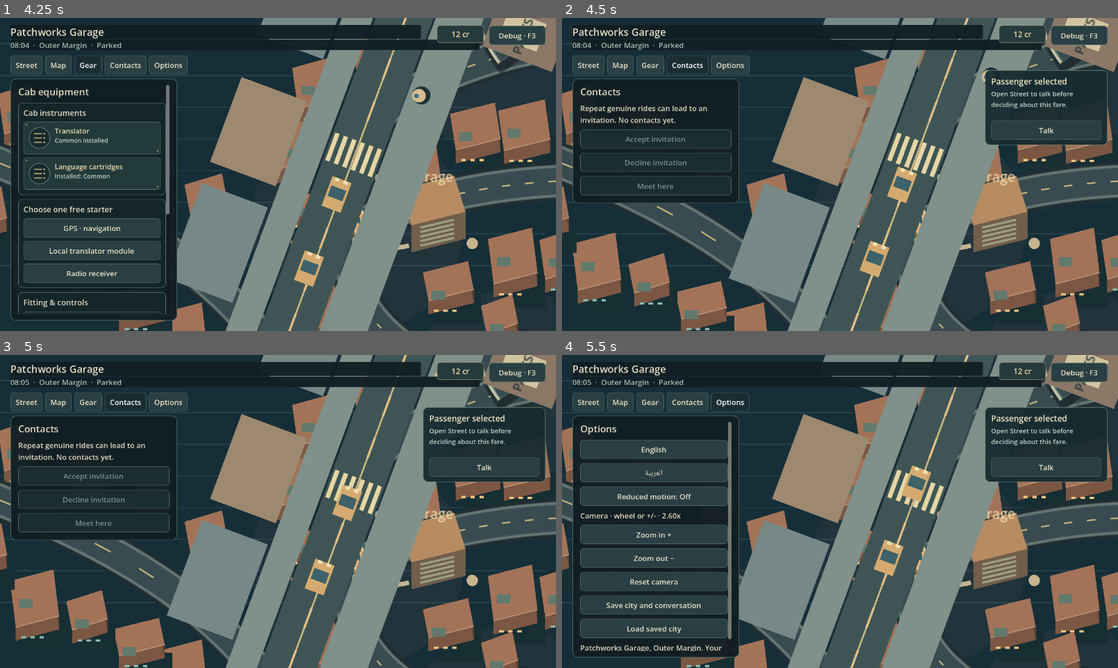
Above: before the commit, frames 1-4 (two rows, left to right).
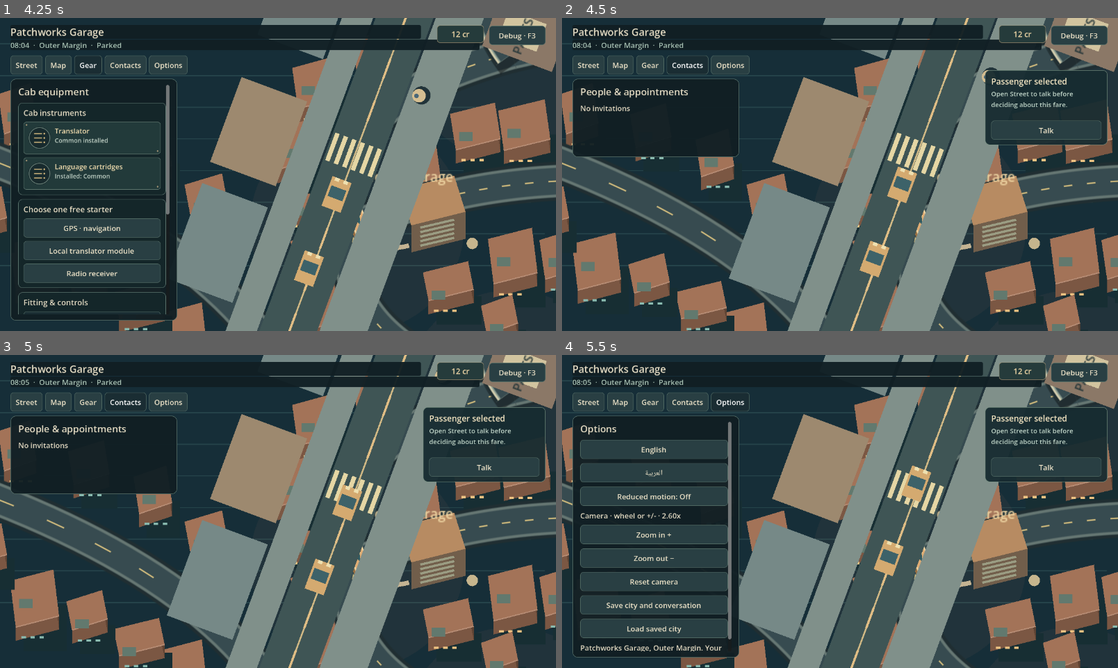
Above: after the commit, the same moments.

Repository: MohamedXIV/outsider-driver-2d
Game: Godot game, scene res://scenes/sandbox.tscn
Same seed, same stepped clock (60 frames per second), same inputs: the game is played once before the commit and once after it.
Inputs:
- Up to frame 1 (4.25 s): click "Debug · F3" at 0.5 s; click "Player · F3" at 1.25 s; click "Street" at 2 s; click "Map" at 2.75 s; click "Gear" at 3.5 s
- Up to frame 2 (4.5 s): click "Contacts" at 4.25 s
- Up to frame 3 (5 s): no input
- Up to frame 4 (5.5 s): click "Options" at 5 s

Frame 1 is identical in both runs. In frame 2, 3.2% of the frame differs, in the area x 1-32%, y 22-60%; in frame 3, 3.2%; in frame 4, nothing differs.

Commit message:
UI: show World-backed contact appointments separately from Ink choices; reselect tab to top (#50)

Diff:
--- a/scripts/sandbox/sandbox_player_ui.gd
+++ b/scripts/sandbox/sandbox_player_ui.gd
@@ -135,15 +135,13 @@
 		toggle_debug();get_viewport().set_input_as_handled()
 
 func _tab(key: String) -> void:
-	var switched: bool=key!=tab
+	# Explicit navigation (even reselecting the active tab) returns to the
+	# heading. Passive model refresh/purchases still preserve scroll.
 	tab=key
-	# A new page must start at its heading. Keeping the old page's scroll
-	# buried the cab instruments below the fold after visiting Settings.
-	# Same-page refreshes (purchases, live fares) still preserve position.
-	if switched: _scroll.scroll_vertical=0
+	_scroll.scroll_vertical=0
 	_last_signature=""
 	sync()
-	if switched: _scroll.set_deferred("scroll_vertical",0)
+	_scroll.set_deferred("scroll_vertical",0)
 	_ack()
 
 func _label(text: String, heading: bool=false) -> Label:
@@ -186,6 +184,13 @@
 
 func _end_button_group() -> void:
 	_button_group=null
+
+func _group_note(words: String) -> void:
+	var note: Label=Label.new()
+	note.text=words
+	note.autowrap_mode=TextServer.AUTOWRAP_WORD_SMART
+	note.horizontal_alignment=HORIZONTAL_ALIGNMENT_RIGHT if controller._ui_locale=="ar" else HORIZONTAL_ALIGNMENT_LEFT
+	(_button_group if _button_group!=null else _body).add_child(note)
 
 func _inline_passenger(speaker: Dictionary, words: String, locale: String,
 		font_path: String) -> void:
@@ -483,18 +488,61 @@
 			_call.bind("_on_buy_ar"),controller._ar_buy.disabled)
 		_end_button_group()
 	elif tab=="contacts":
-		_label(trp("Contacts","المعارف"),true)
-		_label(controller._meeting_info.text)
-		for meeting in world.meetings:
-			_button("meeting_"+str(meeting["id"]),trp("Resident ","المقيم ")+str(meeting["npc_id"]).trim_prefix("npc:")+" · "+str(meeting["status"]),_select_meeting.bind(str(meeting["id"])))
-		_button("meeting_accept",trp("Accept invitation","اقبل الدعوة"),_call.bind("_on_meeting_accept"),controller._meeting_accept.disabled)
-		_button("meeting_decline",trp("Decline invitation","ارفض الدعوة"),_call.bind("_on_meeting_decline"),controller._meeting_decline.disabled)
-		_button("meeting_attend",trp("Meet here","التقِ هنا"),_call.bind("_on_meeting_attend"),controller._meeting_attend.disabled)
+		_label(trp("People & appointments","المعارف والمواعيد"),true)
+		var status_text: Dictionary={
+			"invited":trp("Invited","دعوة"),
+			"accepted":trp("Confirmed","مؤكد"),
+			"in_progress":trp("In progress","جارٍ"),
+			"completed":trp("Completed","مكتمل"),
+			"left":trp("Left","انتهى بالمغادرة"),
+			"missed":trp("Missed","فات الموعد"),
+			"declined":trp("Declined","مرفوض"),
+			"expired":trp("Expired","منتهٍ"),
+			"cancelled":trp("Cancelled","ملغى")}
+		if world.meetings.is_empty():
+			_label(trp("No invitations","لا توجد دعوات"))
+		else:
+			_begin_button_group(trp("Invitations & meetings","الدعوات والمواعيد"),"ContactsListSection")
+			for meeting in world.meetings:
+				var meeting_id: String=str(meeting["id"])
+				var meeting_state: String=str(meeting["status"])
+				var caption: String=trp("Resident ","المقيم ")+str(meeting["npc_id"]).trim_prefix("npc:")+" · "+str(status_text.get(meeting_state,meeting_state))
+				_button("meeting_"+meeting_id,caption,_select_meeting.bind(meeting_id))
+			_end_button_group()
+		var selected_meeting: Dictionary=world.meeting_by_id(controller._selected_meeting_id)
+		if not selected_meeting.is_empty():
+			var slot: int=int(selected_meeting["slot"])
+			var resident: Dictionary=world.resident(str(selected_meeting["npc_id"]))
+			var actual_presence: String=trp("Here","هنا") if str(resident.get("location",""))==str(selected_meeting["location"]) else trp("Elsewhere","في مكان آخر")
+			_begin_button_group(trp("Appointment","الموعد"),"ContactDetailsSection")
+			_group_note("%s · %s"%[place(str(selected_meeting["location"])),
+				str(status_text.get(str(selected_meeting["status"]),str(selected_meeting["status"])))])
+			_group_note("%s%d · %02d:%02d · %s"%[
+				trp("Day ","اليوم "),int(slot/1440)+1,int((slot%1440)/60),slot%60,
+				trp("Contact: ","الشخص: ")+actual_presence])
+			_end_button_group()
+			if controller._meeting_dialogue==null:
+				_begin_button_group(trp("Meeting actions","إجراءات الموعد"),"ContactActionsSection")
+				_button("meeting_accept",trp("Accept invitation","اقبل الدعوة"),
+					_call.bind("_on_meeting_accept"),controller._meeting_accept.disabled)
+				_button("meeting_decline",trp("Decline invitation","ارفض الدعوة"),
+					_call.bind("_on_meeting_decline"),controller._meeting_decline.disabled)
+				_button("meeting_attend",trp("Meet here","التقِ هنا"),
+					_call.bind("_on_meeting_attend"),controller._meeting_attend.disabled)
+				_end_button_group()
 		if controller._meeting_dialogue!=null:
-			_label(controller._meeting_text.text)
+			# A real Ink frame may contain stage directions, not speech; avoid
+			# giving them an invented speaker or an unauthorized translation.
+			_begin_button_group(trp("At the meeting","أثناء اللقاء"),"ContactSceneSection")
+			_group_note(controller._meeting_text.text)
+			_end_button_group()
 			var meeting_choices: Array=controller._meeting_dialogue.current_frame().get("choices",[])
-			for i in range(meeting_choices.size()):
-				_button("meeting_choice_"+str(i),str(meeting_choices[i]),controller._on_meeting_choice.bind(i))
+			if not meeting_choices.is_empty():
+				_begin_button_group(trp("Replies","الردود"),"ContactRepliesSection")
+				for i in range(meeting_choices.size()):
+					_button("meeting_choice_"+str(i),str(meeting_choices[i]),
+						controller._on_meeting_choice.bind(i))
+				_end_button_group()
 	elif tab=="settings":
 		_label(trp("Options","الخيارات"),true)
 		_button("english","English",controller._on_language_locale.bind("en"))
--- a/tests/test_cab_gear_scene.gd
+++ b/tests/test_cab_gear_scene.gd
@@ -60,6 +60,10 @@
 	for frame in range(3): await process_frame
 	assert(ui._scroll.scroll_vertical==gear_scroll,
 		"Same-tab equipment status refresh must preserve user scroll position")
+	ui._tab("gear")
+	for frame in range(4): await process_frame
+	assert(ui._scroll.scroll_vertical==0,
+		"Explicitly reselecting Gear should return to the instruments")
 	assert(scene._world.credits==credits,"Reading device status never charges the player")
 	scene._on_language_locale("ar")
 	ui._tab("gear")
--- a/tests/test_player_contacts.gd
+++ b/tests/test_player_contacts.gd
@@ -16,7 +16,12 @@
 	var id: String=world.meetings[0]["id"]
 	assert(world.accept_meeting(id))
 	scene._selected_meeting_id=id;scene._player_ui._tab("contacts");scene._render()
-	assert(scene._player_ui._actions["meeting_attend"].disabled)
+	var mode: SandboxPlayerUI=scene._player_ui
+	assert(mode._body.has_node("ContactsListSection"))
+	assert(mode._body.has_node("ContactDetailsSection"))
+	assert(mode._body.has_node("ContactActionsSection"))
+	assert(mode._body.get_node("ContactDetailsSection/Items").get_child_count()>=3)
+	assert(mode._actions["meeting_attend"].disabled)
 	world.advance(int(world.meetings[0]["slot"])-world.minute);scene._render()
 	assert(not scene._player_ui._actions["meeting_attend"].disabled,"Contact action must refresh when the actual appointment starts")
 	scene._selected_meeting_id=id;scene._on_meeting_attend();assert(scene._meeting_dialogue!=null)
@@ -24,6 +29,13 @@
 	# Re-render within the same frame: queued old debug children must not affect Player indexes.
 	scene._render();scene._render()
 	var count: int=scene._meeting_dialogue.current_frame()["choices"].size()
+	assert(mode._body.has_node("ContactSceneSection"))
+	assert(mode._body.has_node("ContactRepliesSection"))
+	assert(not mode._body.has_node("ContactActionsSection"),
+		"In-person Ink responses must not mix with scheduling actions")
+	var story_note: Label=mode._body.get_node("ContactSceneSection/Items").get_child(1) as Label
+	assert(story_note.text==scene._meeting_text.text,
+		"Contact presentation must show exactly the sourced Ink frame")
 	var actual: int=0
 	for key in scene._player_ui._actions:
 		if str(key).begins_with("meeting_choice_"):actual+=1
Not shown, changed: docs/PLAYER_PRESENTATION_DNA.md
Not shown, changed: tests/web_city_playability.cjs
